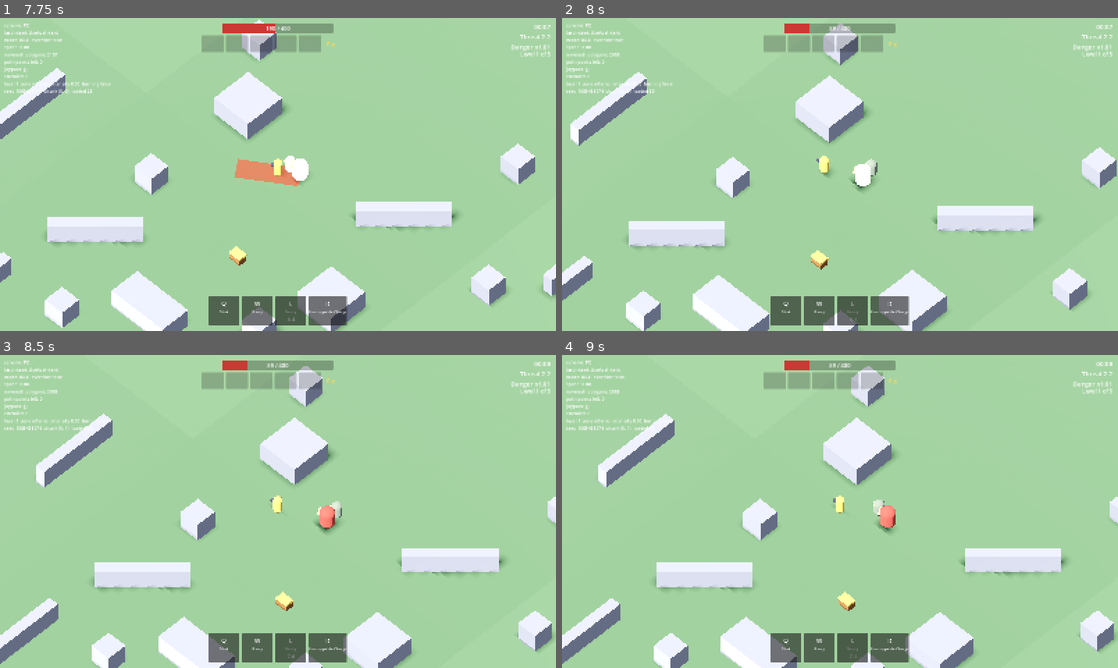
Above: before the commit, frames 1-4 (two rows, left to right).
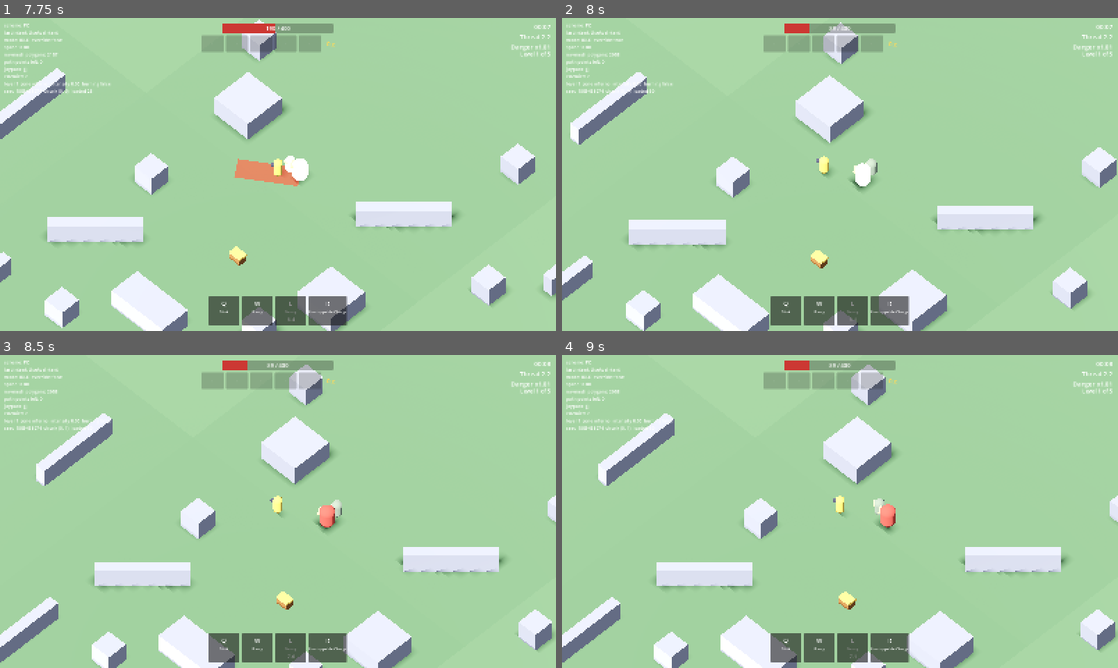
Above: after the commit, the same moments.

Repository: Ahadwen/Escape-v2
Game: Godot game, scene res://world/levels/level.tscn
Same seed, same stepped clock (60 frames per second), same inputs: the game is played once before the commit and once after it.
Inputs (mouse positions are in pixels of both pictures, inside the frame that each line leads up to):
- Up to frame 1 (7.75 s): tap Enter at 0.5 s; move the mouse to (250, 237) at 0.52 s; tap Q (ability_1) at 0.6 s; click (250, 237) at 0.67 s; drag from (444, 221) to (250, 237) at 1.27 s; click (250, 237) at 2 s; move the mouse to (111, 127) at 2.02 s; tap E (ability_3) at 2.1 s; click (111, 127) at 2.17 s; drag from (305, 174) to (111, 127) at 2.77 s; click (111, 127) at 3.5 s; move the mouse to (194, 96) at 3.52 s; click (194, 96) at 3.6 s; drag from (400, 158) to (194, 96) at 4.27 s; move the mouse to (166, 190) at 5.02 s; right-click (166, 190) at 5.1 s; click (166, 190) at 5.17 s; drag from (333, 105) to (166, 190) at 5.77 s; move the mouse to (250, 237) at 6.52 s; tap 1 (use_ace_1) at 6.6 s; click (250, 237) at 6.67 s; drag from (444, 221) to (250, 237) at 7.27 s
- Up to frame 2 (8 s): no input
- Up to frame 3 (8.5 s): move the mouse to (111, 464) at 8.02 s; tap 3 (use_ace_3) at 8.1 s; click (111, 464) at 8.17 s
- Up to frame 4 (9 s): drag from (867, 511) to (673, 464) at 8.77 s

Frame 1 is identical in both runs. In frame 2, 0.7% of the frame differs, in the area x 0-100%, y 1-100%; in frame 3, 1.1%, in the area x 0-100%, y 3-100%; in frame 4, 1.1%.

Commit message:
Brute charge: much wider turning circle (25 deg/s) so it can be sidestepped
Co-Authored-By: Claude Opus 5.5 <noreply@anthropic.com>
Claude-Session: https://claude.ai/code/session_01MK2ViG6yW215fERvVJH3QP

Diff:
--- a/enemies/data/hunters/brute.tres
+++ b/enemies/data/hunters/brute.tres
@@ -28,7 +28,7 @@
 max_speed = 30.0
 acceleration = 8.0
 deceleration = 45.0
-turn_rate_degrees = 60.0
+turn_rate_degrees = 25.0
 pass_distance = 2.5
 max_duration = 5.0
 width = 2.0
